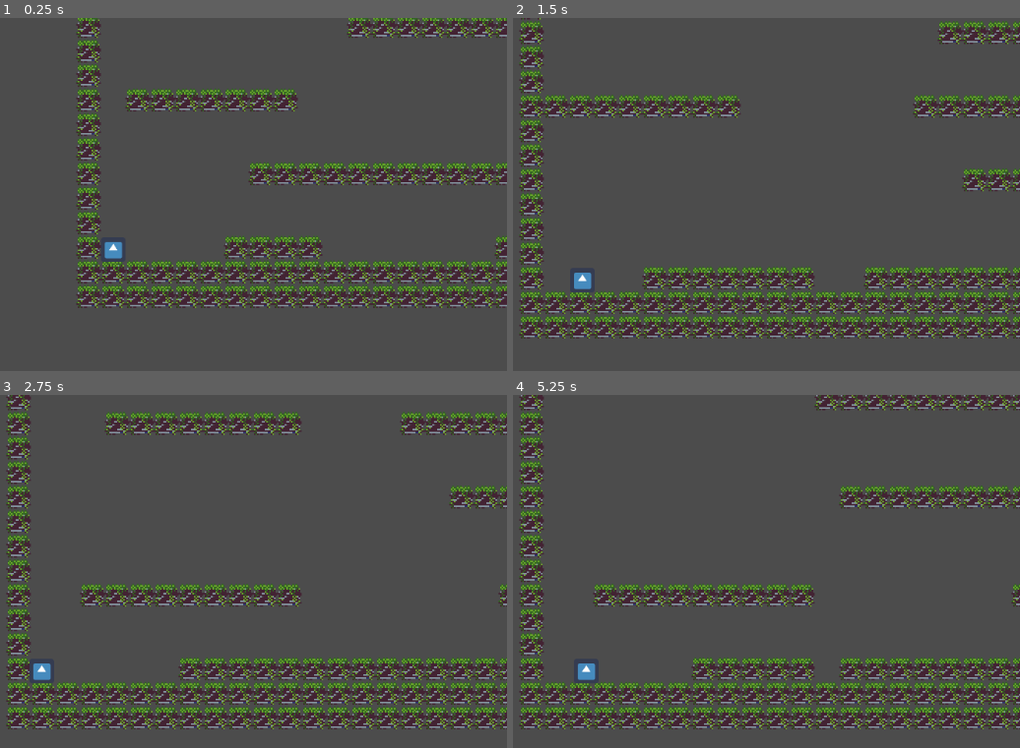
Above: before the commit, frames 1-4 (two rows, left to right).
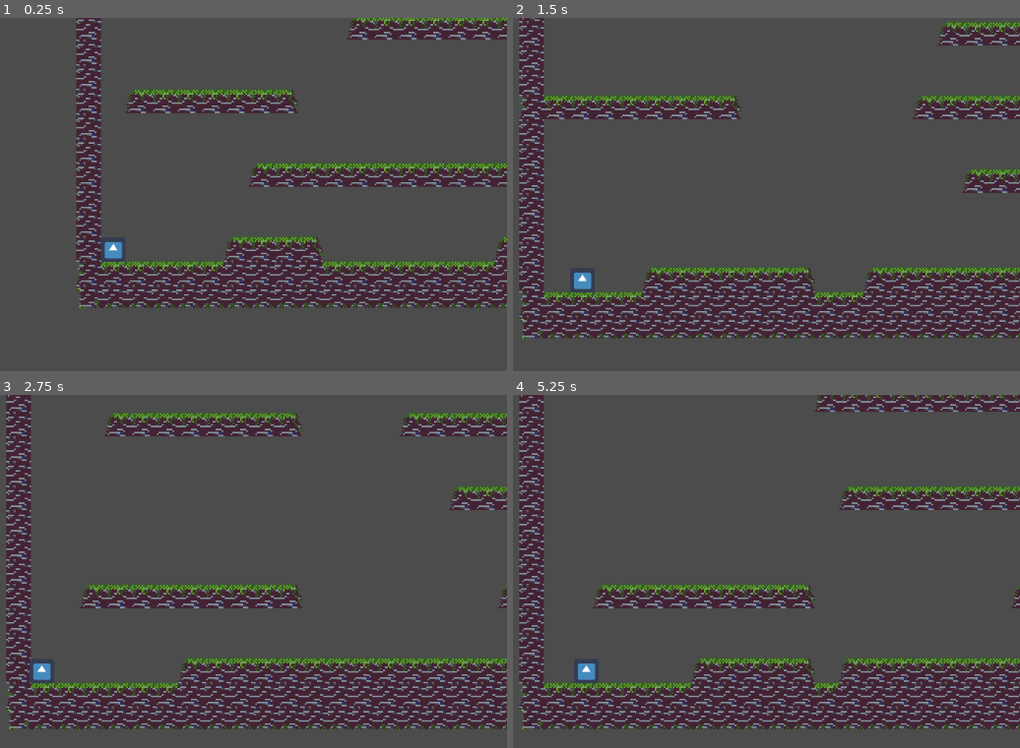
Above: after the commit, the same moments.

Repository: mfep/dreamberry
Game: Godot game, scene res://scenes/Game.tscn
Two runs of this game, one before a commit and one after it. Both use one fixed random seed, a clock stepped at 60 frames per second and the inputs below. The engine's default icon, where the game draws it, is replaced by a stand-in: a white triangle on a blue panel in a dark square.
Inputs:
- Up to frame 1 (0.25 s): no input
- Up to frame 2 (1.5 s): tap Enter (ui_accept) at 0.5, 0.77 s; hold Tab (ui_focus_next) 0.53-1.28 s; hold Right (ui_right) from 0.53 s (still down); tap Tab (ui_focus_next) at 1.35 s
- Up to frame 3 (2.75 s): tap Enter (ui_accept) at 1.52 s; release Right (ui_right) at 2.03 s; hold Left (ui_left) from 2.03 s (still down); hold Tab (ui_focus_next) from 2.03 s (still down)
- Up to frame 4 (5.25 s): tap Enter (ui_accept) at 2.75, 3.02, 3.77, 4.52 s; release Left (ui_left) at 2.78 s; release Tab (ui_focus_next) at 2.78 s; hold Right (ui_right) 2.78-4.28 s; tap Tab (ui_focus_next) at 2.85, 4.35 s; hold Tab (ui_focus_next) 3.53-4.28 s; hold Left (ui_left) 4.28-5.03 s; hold Right (ui_right) from 5.03 s (still down); hold Tab (ui_focus_next) from 5.03 s (still down)

The runs differ from the first frame. In frame 1, 10% of the frame differs, in the area x 14-100%, y 0-83%; in frame 2, 12%; in frame 3, 13%, in the area x 1-100%, y 0-96%; in frame 4, 13%.

Commit message:
Map Generation: autotile pass

Diff:
--- a/scripts/TileMapGenerator.gd
+++ b/scripts/TileMapGenerator.gd
@@ -36,12 +36,59 @@
 	# clear player pos
 	set_cell(1, -Ground_Rows, -1)
 
+const NONE = 0
+const LEFT = 1
+const RIGHT = 2
+const TOP = 4
+const BOTTOM = 8
+const LEFT_RIGHT = LEFT | RIGHT
+const LEFT_TOP = LEFT | TOP
+const LEFT_BOTTOM = LEFT | BOTTOM
+const RIGHT_TOP = RIGHT | TOP
+const RIGHT_BOTTOM = RIGHT | BOTTOM
+const TOP_BOTTOM = TOP | BOTTOM
+const RIGHT_TOP_BOTTOM = RIGHT | TOP | BOTTOM
+const LEFT_TOP_BOTTOM = LEFT | TOP | BOTTOM
+const LEFT_RIGHT_BOTTOM = LEFT | RIGHT | BOTTOM
+const LEFT_RIGHT_TOP = LEFT | RIGHT | TOP
+const ALL = LEFT | RIGHT | TOP | BOTTOM
+
+func do_autotile_pass():
+	for cell in get_used_cells():
+		var neighbors = 0
+		if get_cell(cell.x - 1, cell.y) != -1: neighbors |= LEFT
+		if get_cell(cell.x + 1, cell.y) != -1: neighbors |= RIGHT
+		if get_cell(cell.x, cell.y - 1) != -1: neighbors |= TOP
+		if get_cell(cell.x, cell.y + 1) != -1: neighbors |= BOTTOM
+		var idx = 0
+		match neighbors:
+			NONE: idx = 0
+			LEFT: idx = 3
+			RIGHT: idx = 1
+			TOP: idx = 8
+			BOTTOM: idx = 2
+			LEFT_RIGHT: idx = 2
+			LEFT_TOP: idx = 9
+			LEFT_BOTTOM: idx = 3
+			RIGHT_TOP: idx = 7
+			RIGHT_BOTTOM: idx = 1
+			TOP_BOTTOM: idx = 5
+			RIGHT_TOP_BOTTOM: idx = 4
+			LEFT_TOP_BOTTOM: idx = 6
+			LEFT_RIGHT_BOTTOM: idx = 2
+			LEFT_RIGHT_TOP: idx = 8
+			ALL: idx = 5
+		set_cell(cell.x, cell.y, idx)
+
+func generate():
+	clear()
+	do_blocks_pass()
+	do_autotile_pass()
+
 func _ready():
 	randomize()
-	clear()
-	do_blocks_pass()
+	generate()
 
 func _input(event):
 	if (get_node('/root/global').DEBUG and event.is_action_pressed('ui_focus_next')):
-		clear()
-		do_blocks_pass()
+		generate()
